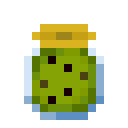
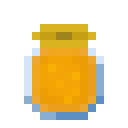
Before/after of a 128x128 layered artwork. What changed in the layer stack:
showed "pineapple" over (24, 40, 104, 120)
hid "kiwi" over (32, 48, 96, 112)
